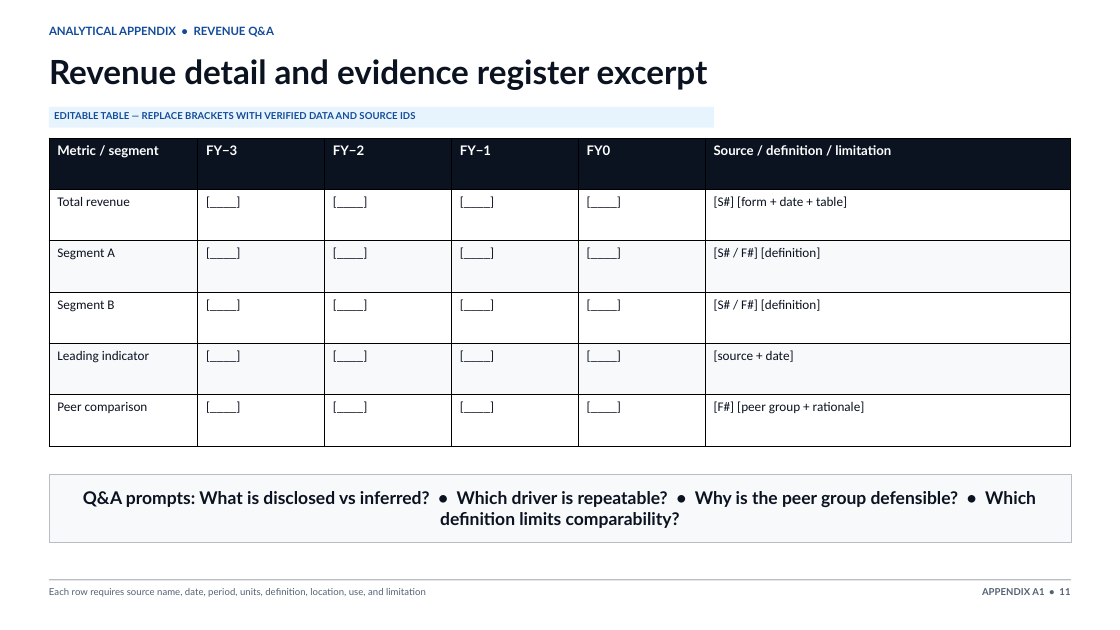
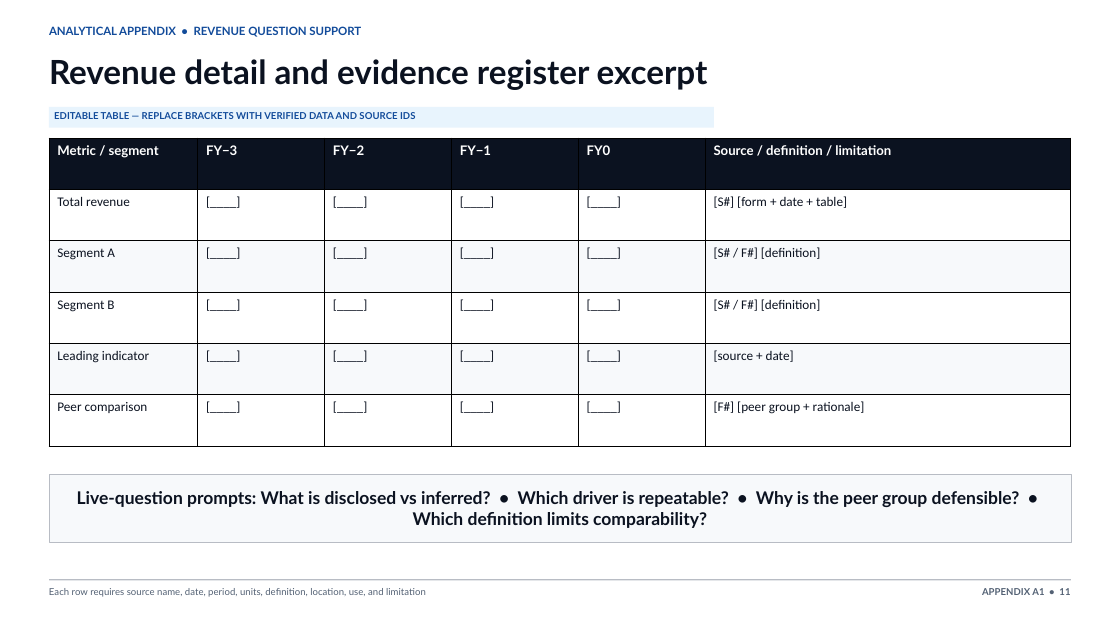
Before and after one commit to bevitts-design/BUS311-Corporate_Finance, a slide deck: slide 11 of CAPSTONE/bus311-capstone-board-deck-template.pptx. Drawn at 1120x630 pixels with LibreOffice and Linux fonts; fonts in the diff are those of the drawing. Boxes give left, top, right and bottom in pixels: in the first picture for what was removed or moved away, otherwise in the second. Text is boxed around its words. In the diff, an @@ line names an element or a change of style, - is before the commit and + after.

```diff
--- a/CAPSTONE/bus311-capstone-board-deck-template.pptx
+++ b/CAPSTONE/bus311-capstone-board-deck-template.pptx
@@ text at [49, 26, 361, 37]: text changed @@
-ANALYTICAL APPENDIX • REVENUE Q&A
+ANALYTICAL APPENDIX • REVENUE QUESTION SUPPORT
@@ text in rectangle at [77, 491, 1020, 528]: text changed @@
-Q&A prompts: What is disclosed vs inferred? • Which driver is repeatable? • Why is the peer group defensible? • Which definition limits comparability?
+Live-question prompts: What is disclosed vs inferred? • Which driver is repeatable? • Why is the peer group defensible? • Which definition limits comparability?
```
Also in this commit, not shown: 4 other slides changed, 23 other files.
